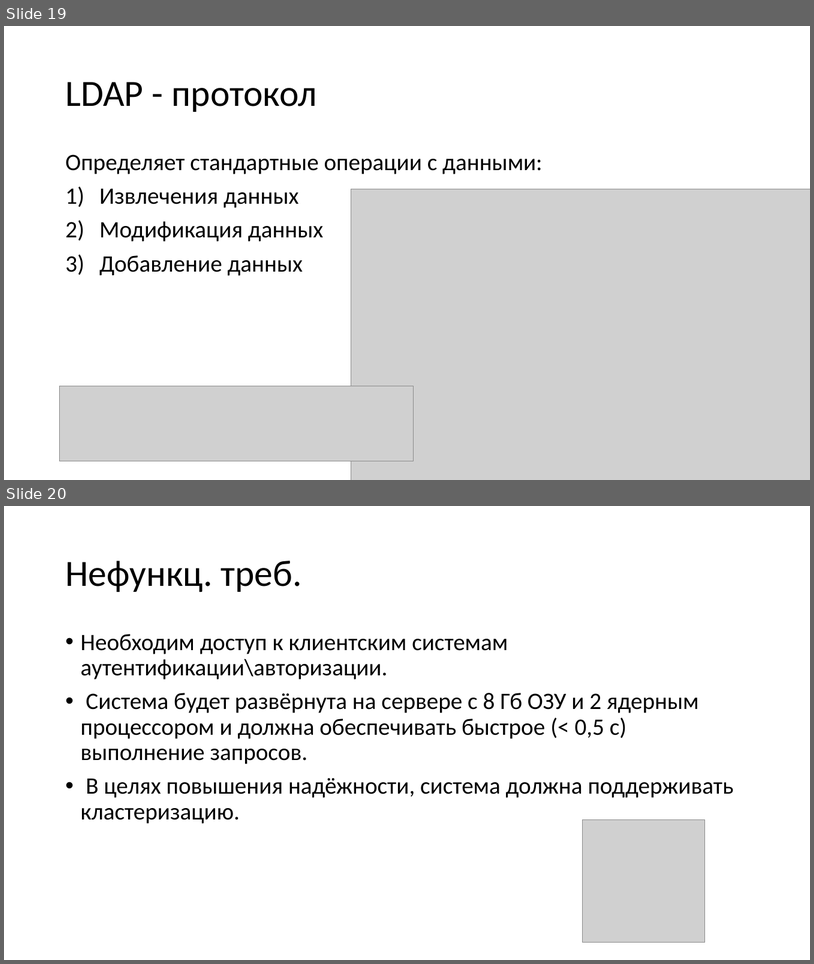
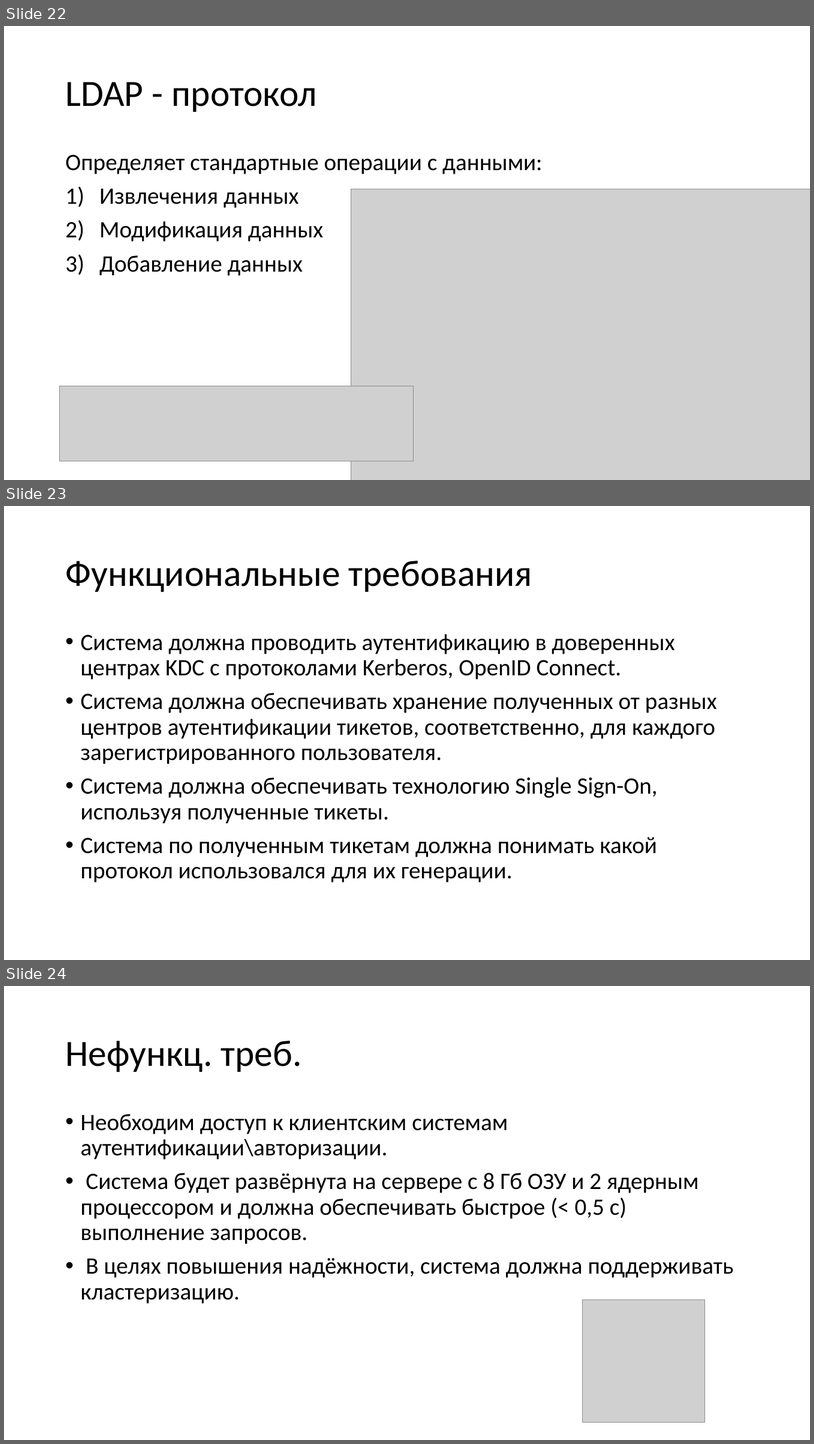
Before and after one commit to KozinOleg97/diplom, a slide deck: Vkr_p2.pptx. Shown one above the other, each under a label of ours: slides 19 and 20 before the commit, slides 22, 23 and 24 after it. The pictures are 814x964 and 814x1444 pixels, drawn with LibreOffice and Linux fonts; fonts in the diff are those of the drawing; grey boxes stand for pictures. Boxes give left, top, right and bottom in pixels: in the first picture for what was removed or moved away, otherwise in the second. Text is boxed around its words. In the diff, an @@ line names an element or a change of style, - is before the commit and + after.

```diff
--- a/Vkr_p2.pptx
+++ b/Vkr_p2.pptx
@@ slide 23 added at (x1=4, y1=506, x2=810, y2=960), background #FFFFFF @@
@@ title added at (x1=65, y1=561, x2=533, y2=592), 44 pt, text #000000 @@
+Функциональные требования
@@ text added at (x1=81, y1=634, x2=717, y2=882), 28 pt, text #000000 @@
+• Система должна проводить аутентификацию в доверенных центрах KDC с протоколами Kerberos, OpenID Connect.
+• Система должна обеспечивать хранение полученных от разных центров аутентификации тикетов, соответственно, для каждого зарегистрированного пользователя.
+• Система должна обеспечивать технологию Single Sign-On, используя полученные тикеты.
+• Система по полученным тикетам должна понимать какой протокол использовался для их генерации.
@@ what was slide 19 is now slide 22 @@
@@ what was slide 20 is now slide 24 @@
```
Also in this commit, not shown: 12 slides changed, 5 other slides added, 2 slides removed, 1 other file.
